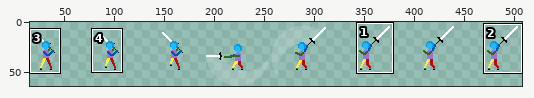
Sprite sheet -- The Fallen Guardian/Assets/Art/Characters/Player/_Sword/Player_Sword_Attack_Left.png. The first picture is a wide view before the edit; the outline marks the close-up.
Close-up. Before the commit:
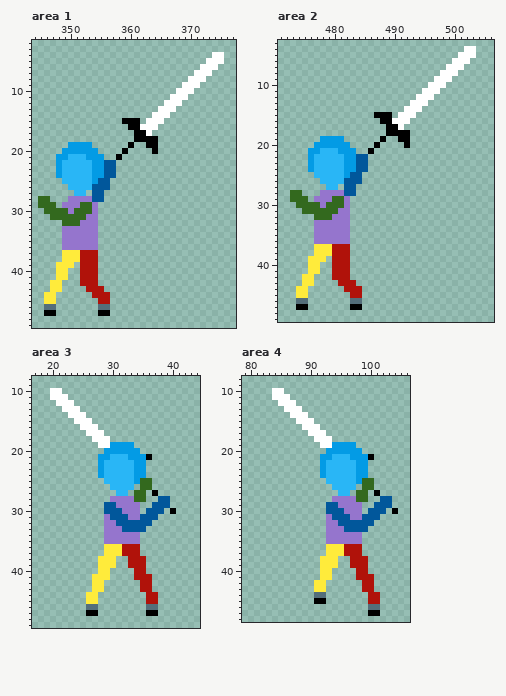
The file is 512x64 pixels. Shown: area 1: x 344..377, y 2..49; area 2: x 471..506, y 3..49; area 3: x 17..44, y 8..49; area 4: x 79..106, y 8..48. The wide view leaves out empty margins. The commit also changed other parts of the picture, which this record leaves out.
After:
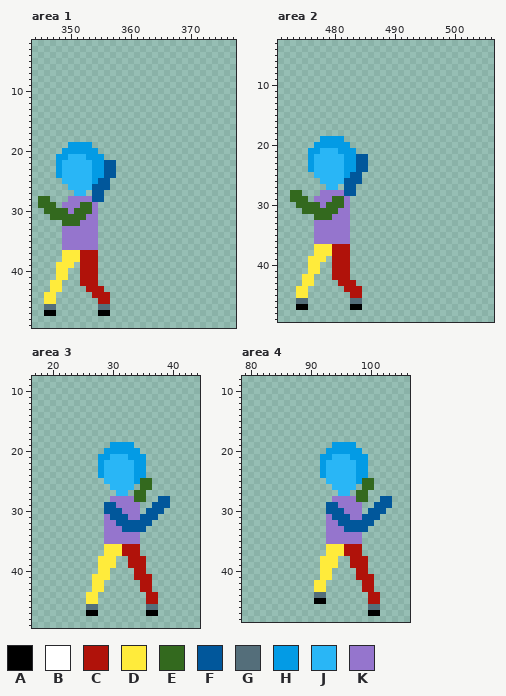
Palette (. is transparent): A #000000  B #ffffff  C #b0120a  D #ffeb3b  E #33691e  F #01579b  G #546e7a  H #039be5  J #29b6f6  K #9575cd
Edits made:
Area 1:
y 4: x 374..375 BB -> ..
y 5: x 373..375 BBB -> ...
y 6: x 372..374 BBB -> ...
y 7: x 371..373 BBB -> ...
y 8: x 370..372 BBB -> ...
y 9: x 369..371 BBB -> ...
y 10: x 368..370 BBB -> ...
y 11: x 367..369 BBB -> ...
y 12: x 366..368 BBB -> ...
y 13: x 365..367 BBB -> ...
y 14: x 364..366 BBB -> ...
y 15: x 359..361 AAA -> ...; x 363..365 BBB -> ...
y 16: x 360..364 AABBB -> .....
y 17: x 361..363 AAB -> ...
y 18: x 361..364 AAAA -> ....
y 19: x 360 A -> .; x 363..364 AA -> ..
y 20: x 359 A -> .; x 364 A -> .
y 21: x 358 A -> .
Area 2:
y 4: x 502..503 BB -> ..
y 5: x 501..503 BBB -> ...
y 6: x 500..502 BBB -> ...
y 7: x 499..501 BBB -> ...
y 8: x 498..500 BBB -> ...
y 9: x 497..499 BBB -> ...
y 10: x 496..498 BBB -> ...
y 11: x 495..497 BBB -> ...
y 12: x 494..496 BBB -> ...
y 13: x 493..495 BBB -> ...
y 14: x 492..494 BBB -> ...
y 15: x 487..489 AAA -> ...; x 491..493 BBB -> ...
y 16: x 488..492 AABBB -> .....
y 17: x 489..491 AAB -> ...
y 18: x 489..492 AAAA -> ....
y 19: x 488 A -> .; x 491..492 AA -> ..
y 20: x 487 A -> .; x 492 A -> .
y 21: x 486 A -> .
Area 3:
y 10: x 20..21 BB -> ..
y 11: x 20..22 BBB -> ...
y 12: x 21..23 BBB -> ...
y 13: x 22..24 BBB -> ...
y 14: x 23..25 BBB -> ...
y 15: x 24..26 BBB -> ...
y 16: x 25..27 BBB -> ...
y 17: x 26..28 BBB -> ...
y 18: x 27..29 BBB -> ...
y 19: x 28..29 BB -> ..
y 21: x 36 A -> .
y 27: x 37 A -> .
y 30: x 40 A -> .
Area 4:
y 10: x 84..85 BB -> ..
y 11: x 84..86 BBB -> ...
y 12: x 85..87 BBB -> ...
y 13: x 86..88 BBB -> ...
y 14: x 87..89 BBB -> ...
y 15: x 88..90 BBB -> ...
y 16: x 89..91 BBB -> ...
y 17: x 90..92 BBB -> ...
y 18: x 91..93 BBB -> ...
y 19: x 92..93 BB -> ..
y 21: x 100 A -> .
y 27: x 101 A -> .
y 30: x 104 A -> .
Pixel boxes of the changes (left, top, right, bottom) in both close-ups:
erased: (116, 52, 224, 160)
erased: (368, 46, 476, 154)
erased: (50, 388, 110, 448)
erased: (146, 454, 152, 460)
erased: (152, 490, 176, 514)
erased: (272, 388, 332, 448)
erased: (368, 454, 374, 460)
erased: (374, 490, 398, 514)
